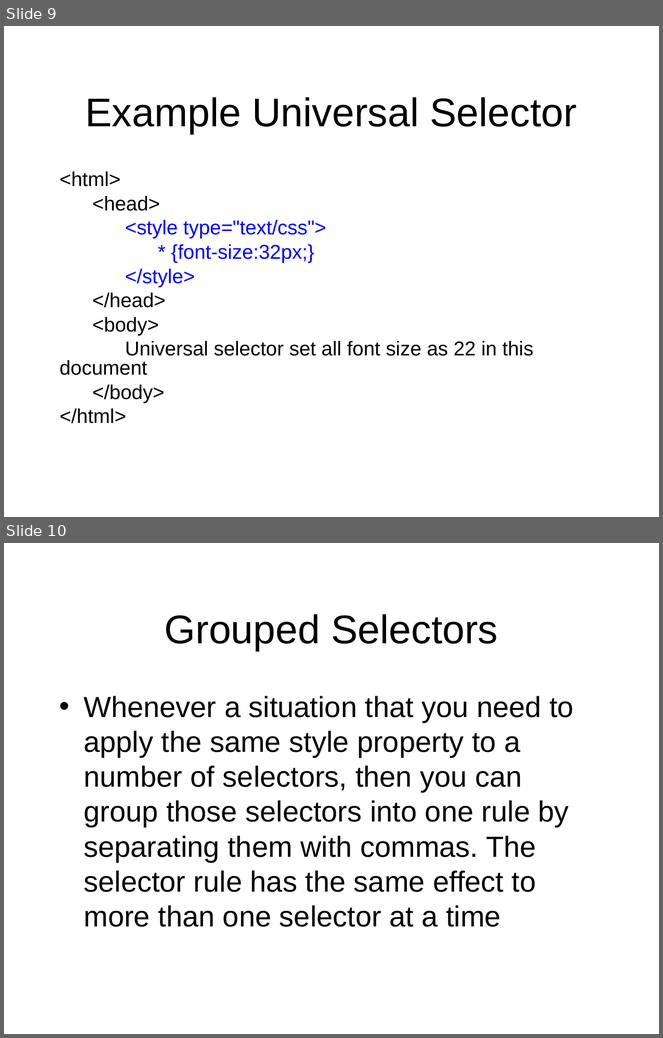
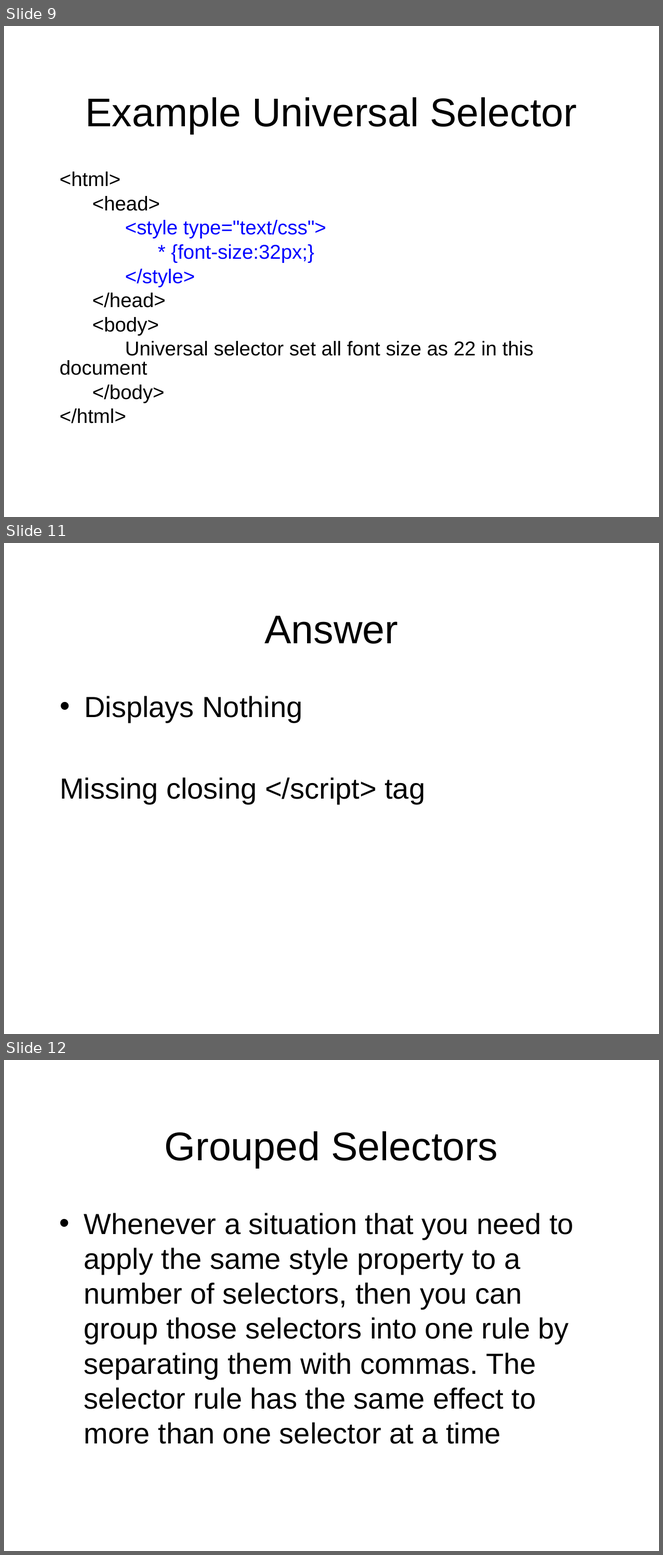
Before and after one commit to octaviordz/zjnu2017.github.io, a slide deck: WAD/lectures/060--CSS.Selectors.pptx. Shown one above the other, each under a label of ours: slides 9 and 10 before the commit, slides 9, 11 and 12 after it; the slides between them are not shown. The pictures are 663x1038 and 663x1555 pixels, drawn with LibreOffice and Linux fonts; fonts in the diff are those of the drawing. Boxes give left, top, right and bottom in pixels: in the first picture for what was removed or moved away, otherwise in the second. Text is boxed around its words. In the diff, an @@ line names an element or a change of style, - is before the commit and + after.

```diff
--- a/WAD/lectures/060--CSS.Selectors.pptx
+++ b/WAD/lectures/060--CSS.Selectors.pptx
@@ slide 11 added at box(4, 543, 659, 1034), background #FFFFFF @@
@@ title added at box(265, 616, 398, 644), 44 pt, text #000000 @@
+Answer
@@ text added at box(60, 696, 425, 804), 32 pt, text #000000 @@
+• Displays Nothing
+Missing closing </script> tag
@@ what was slide 10 is now slide 12 @@
```
Also in this commit, not shown: 3 other slides added, 3 other files.
